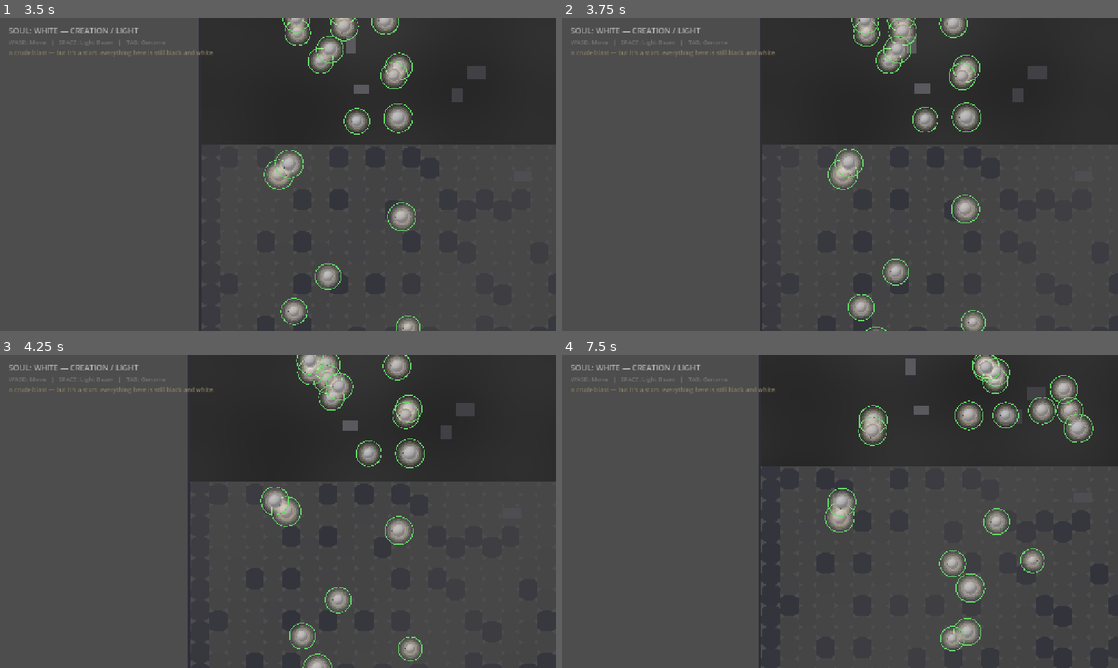
Above: before the commit, frames 1-4 (two rows, left to right).
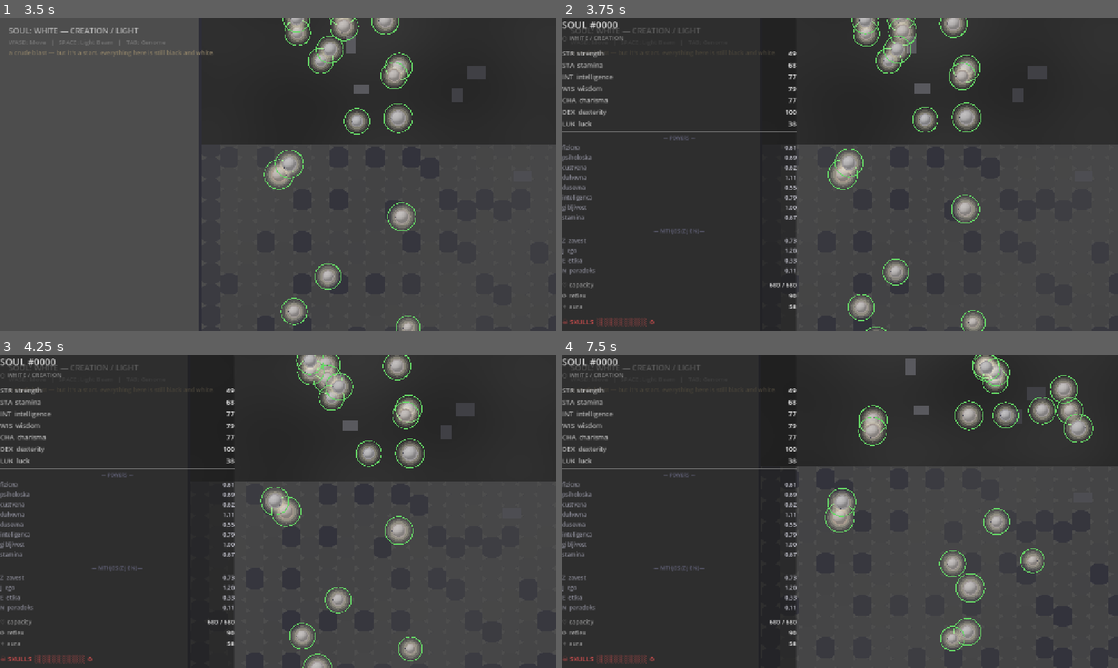
Above: after the commit, the same moments.

Repository: AtmaOVictu/soul-evolution
Game: Godot game, scene res://scenes/main.tscn
Two runs of this game, one before a commit and one after it. Both use one fixed random seed, a clock stepped at 60 frames per second and the inputs below.
Inputs (mouse positions are in pixels of both pictures, inside the frame that each line leads up to):
- Up to frame 1 (3.5 s): click "PLAY" at 0.5 s; click "WHITE — Matter / Electron" at 1.25 s; tap Enter at 2 s; move the mouse to (400, 158) at 2.02 s; hold D 2.03-2.75 s; tap Tab at 2.1 s; click (400, 158) at 2.17 s; tap Space at 2.27 s; drag from (166, 190) to (250, 237) at 2.77 s
- Up to frame 2 (3.75 s): move the mouse to (895, 105) at 3.52 s; hold D from 3.53 s (still down); tap Tab at 3.6 s
- Up to frame 3 (4.25 s): keep holding D
- Up to frame 4 (7.5 s): release D at 4.25 s; drag from (812, 574) to (673, 464) at 4.27 s; move the mouse to (1006, 558) at 5.02 s; hold A 5.03-5.75 s; tap Tab at 5.1, 6.6 s; tap Space at 5.27 s; drag from (673, 464) to (756, 433) at 5.77 s; move the mouse to (867, 511) at 6.52 s; hold S 6.53-7.25 s; click (867, 511) at 6.67 s; drag from (756, 433) to (728, 527) at 7.27 s

Frame 1 is identical in both runs. In frame 2, 37% of the frame differs, in the area x 0-43%, y 0-100%; in frame 3, 35%; in frame 4, 36%.

Commit message:
Fix character sheet never actually appearing in real gameplay + expand it
character_sheet was only ever instantiated in _spawn_soul(), the Phase-0
path nothing in the battle flow calls. _toggle_character_sheet() (TAB) and
the incarnation refresh both guarded on `if character_sheet:`, which was
always null in real play — TAB has never actually opened anything.

Added _ensure_character_sheet(), called from _spawn_army() (the real
battle entry point) and reused in _spawn_soul() for consistency. Verified
via --auto: character_sheet exists: true.

Expanded the sheet with a WORLD section (dust, color balance, vault
summary, modifications) — data that already existed on main.gd/soul_vault/
soul_genome but wasn't surfaced anywhere. Read via duck-typed main_ref,
same pattern hex_grid.gd already uses for world_color/color_balance.
Verified populated end-to-end: "sheet dust=2 balance=0.00 (neutral)
vault=1 souls held mods=mods: unmodified".

Co-Authored-By: Claude Sonnet 5 <noreply@anthropic.com>

Diff:
--- a/scripts/character_sheet.gd
+++ b/scripts/character_sheet.gd
@@ -3,6 +3,10 @@
 ## Press TAB to open/close.
 
 var genome: RefCounted
+# World-level state (dust/balance/vault) lives on main.gd, not the genome —
+# it's not soul-intrinsic. Read via duck-typed access, same pattern
+# hex_grid.gd already uses for world_color/color_balance.
+var main_ref: Node = null
 var title_label: Label
 var polar_label: Label
 var ability_vals: Dictionary = {}
@@ -14,6 +18,10 @@
 var mithjos_vals: Dictionary = {}
 var upgrade_points_label: Label
 var upgrade_list_label: Label
+var dust_val_label: Label
+var balance_val_label: Label
+var vault_val_label: Label
+var mods_val_label: Label
 
 
 func _ready() -> void:
@@ -145,6 +153,23 @@
 	vbox.add_child(skull_label)
 	_sep(vbox)
 
+	# --- World (dust, color balance, vault, modifications) — not soul-intrinsic ---
+	var world_title := Label.new()
+	world_title.text = "— WORLD —"
+	world_title.horizontal_alignment = HORIZONTAL_ALIGNMENT_CENTER
+	world_title.add_theme_font_size_override("font_size", 11)
+	world_title.add_theme_color_override("font_color", Color(0.4, 0.4, 0.5))
+	vbox.add_child(world_title)
+	dust_val_label = _add_row(vbox, "⚙ dust")
+	balance_val_label = _add_row(vbox, "⚖ balance")
+	vault_val_label = _add_row(vbox, "◉ vault")
+	mods_val_label = Label.new()
+	mods_val_label.autowrap_mode = TextServer.AUTOWRAP_WORD
+	mods_val_label.add_theme_font_size_override("font_size", 12)
+	mods_val_label.add_theme_color_override("font_color", Color(0.6, 0.55, 0.65))
+	vbox.add_child(mods_val_label)
+	_sep(vbox)
+
 	# --- Upgrades ---
 	upgrade_points_label = Label.new()
 	upgrade_points_label.add_theme_font_size_override("font_size", 14)
@@ -195,6 +220,22 @@
 
 func _sep(parent: Control) -> void:
 	parent.add_child(HSeparator.new())
+
+
+func _add_row(parent: Control, label_text: String) -> Label:
+	var row := HBoxContainer.new()
+	parent.add_child(row)
+	var lbl := Label.new()
+	lbl.text = label_text
+	lbl.add_theme_font_size_override("font_size", 14)
+	lbl.add_theme_color_override("font_color", Color(0.6, 0.6, 0.6))
+	lbl.size_flags_horizontal = Control.SIZE_EXPAND_FILL
+	row.add_child(lbl)
+	var val := Label.new()
+	val.add_theme_font_size_override("font_size", 14)
+	val.add_theme_color_override("font_color", Color(0.8, 0.8, 0.85))
+	row.add_child(val)
+	return val
 
 
 func _refresh() -> void:
@@ -216,6 +257,21 @@
 	for i in maxi(0, 10 - genome.skulls):
 		skull_str += "\u2591"
 	skull_label.text = "%s  %d" % [skull_str, genome.skulls]
+	if main_ref:
+		if "dust" in main_ref:
+			dust_val_label.text = str(main_ref.dust)
+		if "color_balance" in main_ref:
+			var b: float = main_ref.color_balance
+			var b_desc := "neutral"
+			if b > 0.15:
+				b_desc = "white-leaning"
+			elif b < -0.15:
+				b_desc = "black-leaning"
+			balance_val_label.text = "%.2f (%s)" % [b, b_desc]
+		if "soul_vault" in main_ref and main_ref.soul_vault:
+			vault_val_label.text = main_ref.soul_vault.get_vault_summary()
+	if genome.has_method("get_modification_summary"):
+		mods_val_label.text = "mods: %s" % genome.get_modification_summary()
 	psi_val_label.text = "div %.2f  neg %.2f  del %.2f  trace %.2f  tau %.2f  sig %.2f  C %.2f  N %.2f  P %.2f  S %.2f  Psi=%.3f" % [
 		genome.divergence, genome.negation, genome.delta, genome.trace,
 		genome.tau, genome.sigma, genome.carbon, genome.nitrogen,
--- a/scripts/main.gd
+++ b/scripts/main.gd
@@ -128,6 +128,15 @@
 	print("[TEST]  dust before pull: ", dust)
 	_open_gumball_machine()
 	print("[TEST]  dust after pull: ", dust, "  vault: ", soul_vault.get_vault_summary() if soul_vault else "NO VAULT")
+	# Verify the character sheet actually exists now (was never created in the
+	# real battle flow before this session's fix) and its new fields populate.
+	print("[TEST]  character_sheet exists: ", character_sheet != null)
+	if character_sheet:
+		character_sheet.visible = true
+		character_sheet._refresh()
+		print("[TEST]  sheet dust=%s balance=%s vault=%s mods=%s" % [
+			character_sheet.dust_val_label.text, character_sheet.balance_val_label.text,
+			character_sheet.vault_val_label.text, character_sheet.mods_val_label.text])
 	print("[TEST] === AUTO TEST COMPLETE ===")
 
 
@@ -637,12 +646,7 @@
 	soul_node.polarity = soul_polarity
 	soul_node.genome = soul_genome
 	soul_node._apply_polarity()
-	if not character_sheet:
-		var sheet_script = preload("res://scripts/character_sheet.gd")
-		character_sheet = Control.new()
-		character_sheet.name = "CharacterSheet"
-		character_sheet.set_script(sheet_script)
-		hud.add_child(character_sheet)
+	_ensure_character_sheet()
 	character_sheet.set_genome(soul_genome)
 
 
@@ -874,8 +878,27 @@
 	active_body.is_active = true
 	soul_stream.incarnate(active_body.genome)
 	battle_active = true
+	_ensure_character_sheet()
+	character_sheet.set_genome(active_body.genome)
 	_refresh_camera()
 	narrate("matter meets antimatter. the first encounter.")
+
+
+## character_sheet was previously only ever created in _spawn_soul(), the
+## Phase-0 path that nothing in the battle flow calls — meaning TAB has never
+## actually opened anything in real gameplay (_toggle_character_sheet and the
+## incarnation update both silently no-op on a null character_sheet). This is
+## the real creation point.
+func _ensure_character_sheet() -> void:
+	if character_sheet:
+		return
+	var sheet_script = preload("res://scripts/character_sheet.gd")
+	character_sheet = Control.new()
+	character_sheet.name = "CharacterSheet"
+	character_sheet.set_script(sheet_script)
+	character_sheet.main_ref = self
+	character_sheet.visible = false
+	hud.add_child(character_sheet)
 
 
 func _refresh_camera() -> void:
